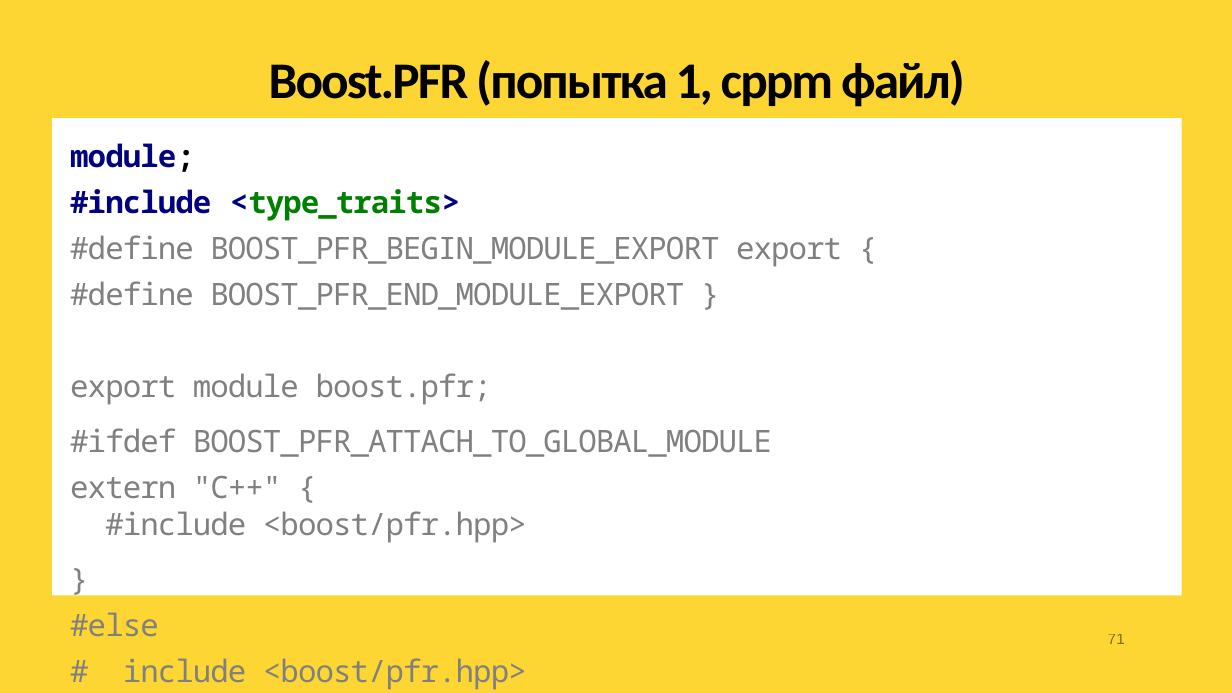
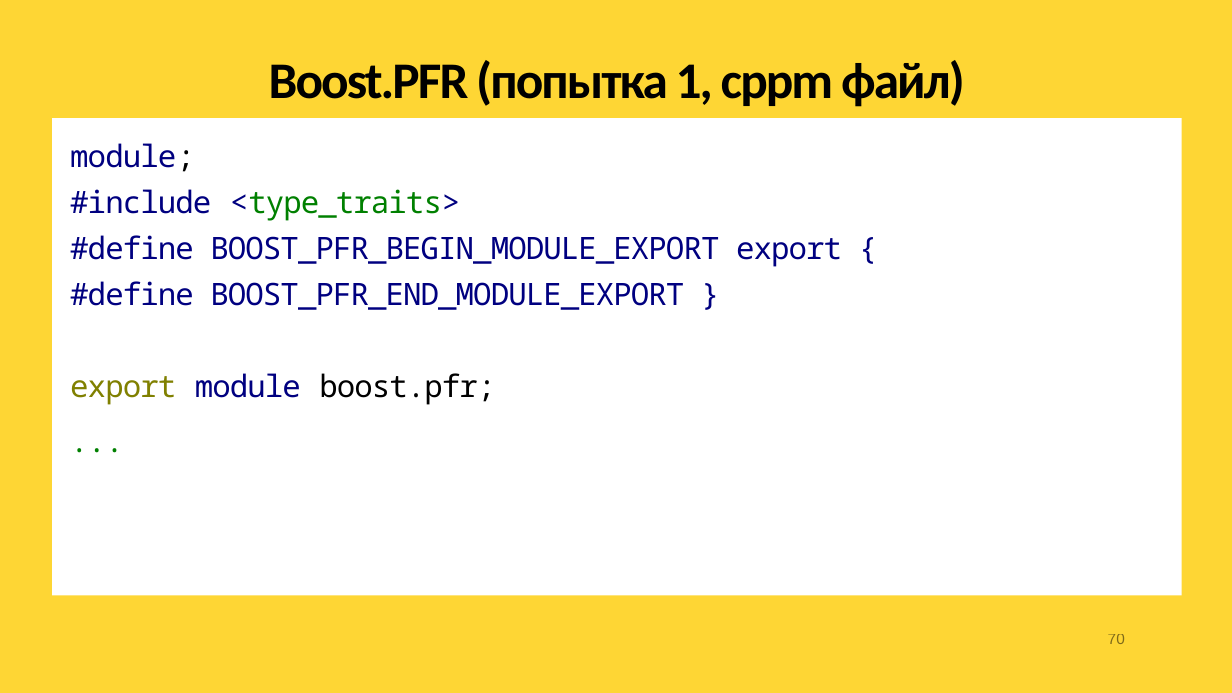
Before and after one commit to apolukhin/apolukhin.github.io, a slide deck: slide 70 of presentations/modules.odp (slide 71 before the commit). Drawn at 1232x693 pixels with LibreOffice and Linux fonts; fonts in the diff are those of the drawing; background and template pictures are left out. Boxes give left, top, right and bottom in pixels: in the first picture for what was removed or moved away, otherwise in the second. Text is boxed around its words. In the diff, an @@ line names an element or a change of style, - is before the commit and + after.

```diff
--- a/presentations/modules.odp
+++ b/presentations/modules.odp
@@ text at [70,143,842,405]: bold off in "module;", "#include <type_traits>"; text colour #808080 to #000080 in "#define BOOST_PFR_BEGIN_MODULE_EXPORT export {", "#define BOOST_PFR_END_MODULE_EXPORT }", "module"; text colour #808080 to #808000 in "export"; text colour #808080 to #000000 in "boost.pfr;" @@
@@ text at [70,428,772,690]: text changed; text colour #808080 to #008000 @@
-#ifdef BOOST_PFR_ATTACH_TO_GLOBAL_MODULE
-extern "C++" {
-#include <boost/pfr.hpp>
-}
-#else
-# include <boost/pfr.hpp>
-#endif
+...
@@ page number at [1108,634,1125,644]: text changed @@
-71
+70
```
Also in this commit, not shown: 11 other slides changed, 1 slide removed, 1 other file.
